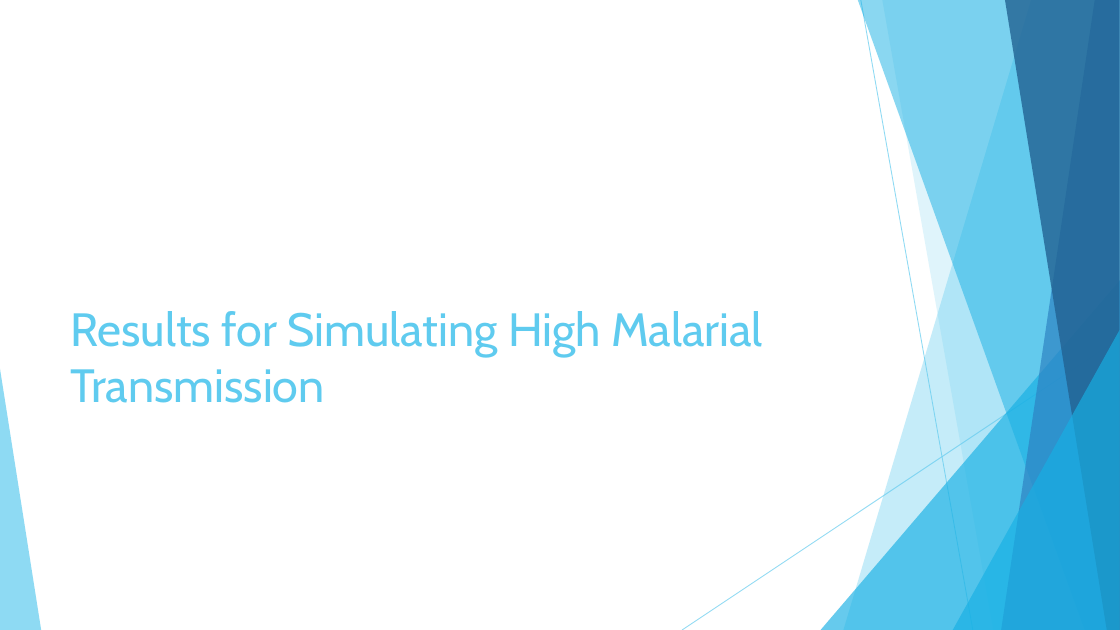
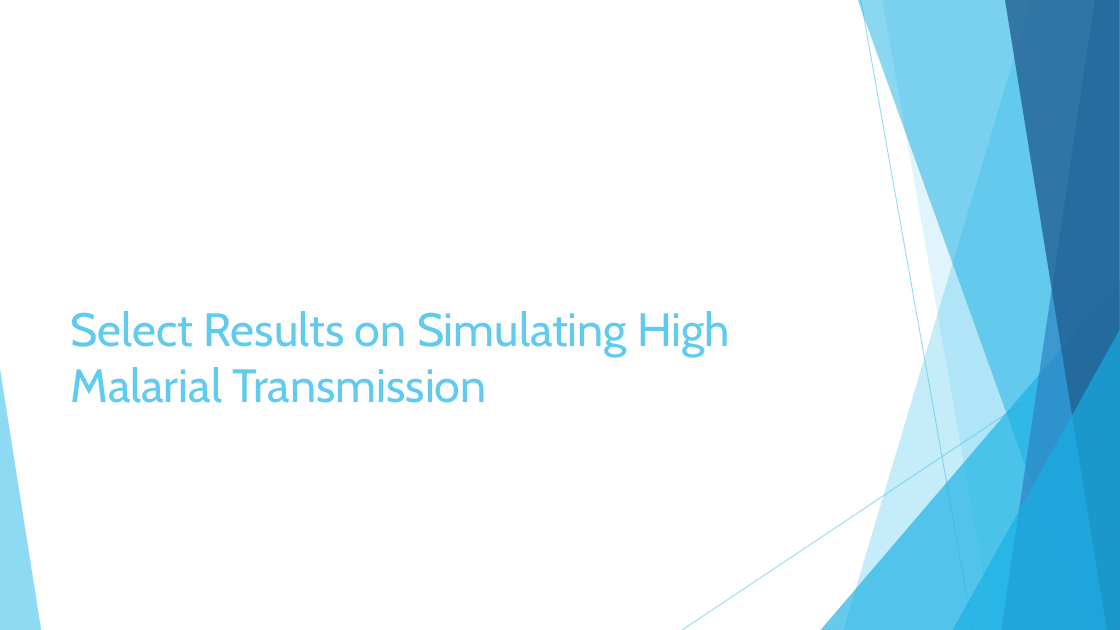
Before and after one commit to ericgong2005/GenotypeConvergenceSimulation, a slide deck: slide 7 of Presentation.pptx (slide 8 before the commit). Drawn at 1120x630 pixels with LibreOffice and Linux fonts; fonts in the diff are those of the drawing. Boxes give left, top, right and bottom in pixels: in the first picture for what was removed or moved away, otherwise in the second. Text is boxed around its words. In the diff, an @@ line names an element or a change of style, - is before the commit and + after.

```diff
--- a/Presentation.pptx
+++ b/Presentation.pptx
@@ title at <box>71,311,730,403</box>: text changed @@
-Results for Simulating High Malarial Transmission
+Select Results on Simulating High Malarial Transmission
```
Also in this commit, not shown: 3 other slides changed, 1 slide added, 1 slide removed.
